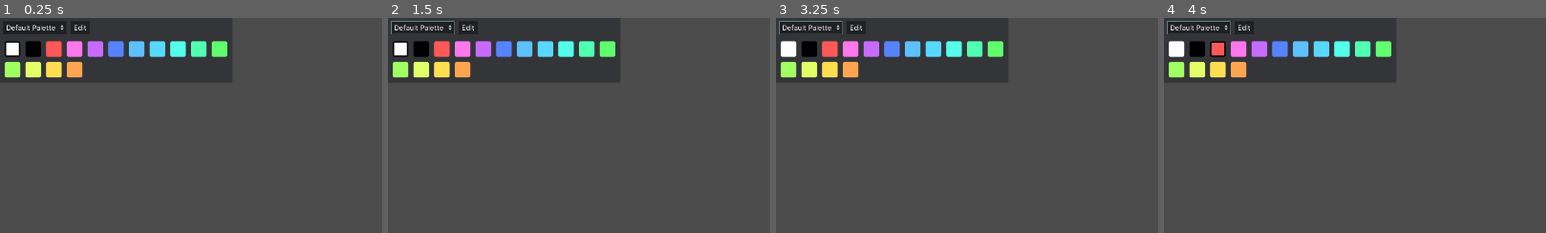
Above: before the commit, frames 1-4 (left to right).
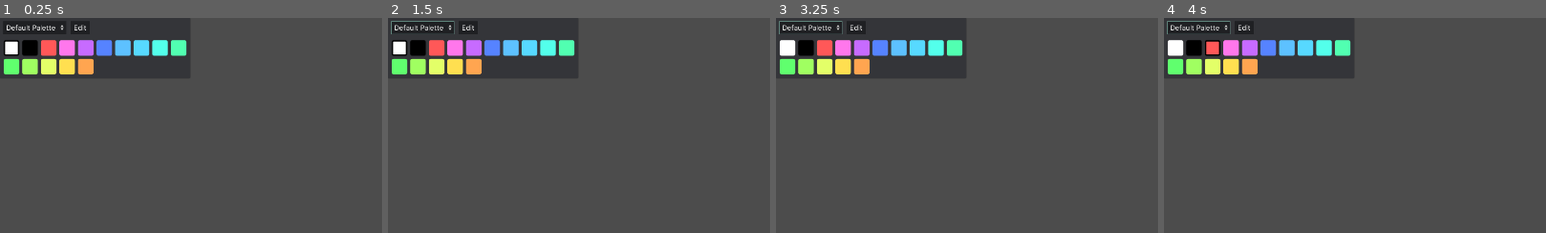
Above: after the commit, the same moments.

Repository: Epsilon0xCell/Lorien
Game: Godot game, scene res://UI/ColorPalettePicker.tscn
The game is run twice, just before and just after one commit, with the same random seed, the same clock (stepped at 60 frames per second) and the same inputs. This scene is started directly instead of the project's main scene.
Inputs (mouse positions are % of the whole screen's width and height, from its top left):
- Up to frame 1 (0.25 s): no input
- Up to frame 2 (1.5 s): click "Default Palette" at 0.5 s; click "Edit" at 1.25 s
- Up to frame 3 (3.25 s): tap Enter at 2 s; move the mouse to (2, 7) at 2.02 s; hold D (player_move_right) from 2.03 s (still down); tap Delete (delete_selected_strokes) at 2.1 s; click (2, 7) at 2.17 s; tap Space (player_jump) at 2.27, 2.75, 3.02 s; move the mouse to (4, 7) at 2.77 s; tap S (player_crouch) at 2.85 s; click (4, 7) at 2.92 s
- Up to frame 4 (4 s): tap Enter at 3.5 s; move the mouse to (7, 7) at 3.52 s; release D (player_move_right) at 3.53 s; hold A (player_move_left) from 3.53 s (still down); tap B (shortcut_brush_tool) at 3.6 s; click (7, 7) at 3.67 s
The pictures show only the part of the screen within x 0-50%, y 0-50%; the shares and areas given below are measured in that part.

The runs differ from the first frame. In frame 1, 5.1% of the frame differs, in the area x 1-60%, y 10-28%; in frame 2, 5.1%; in frame 3, 5.1%; in frame 4, 5.1%.

Commit message:
Palette switching

Diff:
--- a/lorien/Main.tscn
+++ b/lorien/Main.tscn
@@ -70,10 +70,10 @@
 }
 
 [node name="ColorPicker" type="ColorPicker" parent="BackgroundColorPickerPopup/PanelContainer"]
-margin_left = 596.0
-margin_top = 596.0
-margin_right = 906.001
-margin_bottom = 1012.0
+margin_left = 12.0
+margin_top = 12.0
+margin_right = 330.001
+margin_bottom = 436.0
 edit_alpha = false
 presets_enabled = false
 presets_visible = false
@@ -85,7 +85,7 @@
 visible = false
 margin_left = 359.0
 margin_top = 81.0
-margin_right = 759.0
+margin_right = 717.0
 margin_bottom = 196.0
 
 [node name="MainMenu" parent="." instance=ExtResource( 5 )]
--- a/lorien/Misc/Settings.gd
+++ b/lorien/Misc/Settings.gd
@@ -1,5 +1,6 @@
 extends Node
 
+# -------------------------------------------------------------------------------------------------
 const DEFAULT_SECTION 					:= "settings"
 const GENERAL_PRESSURE_SENSITIVITY 		:= "general_pressure_sensitvity"
 const GENERAL_DEFAULT_CANVAS_COLOR 		:= "general_default_canvas_color"
@@ -12,6 +13,7 @@
 const RENDERING_FOREGROUND_FPS			:= "rendering_foreground_fps"
 const RENDERING_BACKGROUND_FPS			:= "rendering_background_fps"
 const RENDERING_BRUSH_ROUNDING			:= "rendering_brush_rounding"
+const PALETTE_ACTIVE 					:= "palette_current"
 
 # -------------------------------------------------------------------------------------------------
 var _config_file := ConfigFile.new()
--- a/lorien/Palettes/PaletteManager.gd
+++ b/lorien/Palettes/PaletteManager.gd
@@ -1,7 +1,10 @@
 extends Node
 
 # -------------------------------------------------------------------------------------------------
-const BUILTIN_PALETTES := [preload("res://Palettes/default_palette.tres")]
+const BUILTIN_PALETTES := [
+	preload("res://Palettes/default_palette.tres"),
+	preload("res://Palettes/minimal_palette.tres")
+]
 const FILE_EXTENSION := "txt"
 const SECTION := "palette"
 const KEY_NAME := "name"
@@ -15,12 +18,15 @@
 
 # -------------------------------------------------------------------------------------------------
 var palettes: Array # Array<Palette>
+var _active_palette_index: int
 
 # -------------------------------------------------------------------------------------------------
 func _ready() -> void:
 	_ensure_builtin_palettes()
 	_load_palettes()
 	_sort()
+	assert(palettes.size() > 0)
+	_select_active_palette()
 
 # -------------------------------------------------------------------------------------------------
 func save() -> void:
@@ -29,7 +35,7 @@
 			_save_palette(p)
 
 # -------------------------------------------------------------------------------------------------
-func create_palette(palette_name: String, builtin: bool) -> Palette:
+func create_custom_palette(palette_name: String) -> Palette:
 	for p in palettes:
 		if p.name == name:
 			printerr("Palette names must be unique")
@@ -37,12 +43,25 @@
 
 	var palette := Palette.new()
 	palette.name = palette_name
-	palette.builtin = builtin
+	palette.builtin = false
 	palette.dirty = true
 	palettes.append(palette)
 	_sort()
 
 	return palette
+
+# -------------------------------------------------------------------------------------------------
+func set_active_palette_index(index: int) -> void:
+	_active_palette_index = index
+	Settings.set_value(Settings.PALETTE_ACTIVE, palettes[index].name)
+
+# -------------------------------------------------------------------------------------------------
+func get_active_palette() -> Palette:
+	return palettes[_active_palette_index]
+
+# -------------------------------------------------------------------------------------------------
+func get_active_palette_index() -> int:
+	return _active_palette_index
 
 # -------------------------------------------------------------------------------------------------
 func _sort() -> void:
@@ -85,6 +104,18 @@
 		if palette != null:
 			palettes.append(palette)
 		filename = dir.get_next()
+
+# -------------------------------------------------------------------------------------------------
+func _select_active_palette() -> void:
+	var active_name = Settings.get_value(Settings.PALETTE_ACTIVE, "Default Palette")
+	_active_palette_index = 0
+	var index := 0
+	for p in palettes:
+		if p.name == active_name:
+			_active_palette_index = index
+			break
+		index += 1
+	print("Active palette: " + palettes[_active_palette_index].name)
 
 # -------------------------------------------------------------------------------------------------
 func _load_palette(path: String) -> Palette:
--- /dev/null
+++ b/lorien/Palettes/minimal_palette.tres
@@ -0,0 +1,9 @@
+[gd_resource type="Resource" load_steps=2 format=2]
+
+[ext_resource path="res://Palettes/Palette.gd" type="Script" id=1]
+
+[resource]
+script = ExtResource( 1 )
+name = "Minimal Palette"
+builtin = true
+colors = PoolColorArray( 1, 1, 1, 1, 0, 0, 0, 1, 1, 0.34902, 0.34902, 1, 0.380392, 1, 0.435294, 1, 0.341176, 0.517647, 1, 1 )
--- a/lorien/UI/ColorPalettePicker.gd
+++ b/lorien/UI/ColorPalettePicker.gd
@@ -9,7 +9,6 @@
 
 # -------------------------------------------------------------------------------------------------
 export var color_picker_path: NodePath
-export var palette: Resource
 
 onready var _palette_selection_button: OptionButton = $MarginContainer/VBoxContainer/Buttons/PaletteSelectionButton
 onready var _color_grid: GridContainer = $MarginContainer/VBoxContainer/ColorGrid
@@ -18,9 +17,14 @@
 
 # -------------------------------------------------------------------------------------------------
 func _ready() -> void:
-	assert(palette != null && palette is Palette)
-	_palette_selection_button.add_item(palette.name, 0)
-	_create_buttons()
+	# Add palettes to the dropdown
+	for palette in PaletteManager.palettes:
+		_palette_selection_button.add_item(palette.name)
+
+	# Load the active palette
+	var active_palette := PaletteManager.get_active_palette()
+	_palette_selection_button.selected = PaletteManager.get_active_palette_index()
+	_create_buttons(active_palette)
 	_activate_palette_button(_color_grid.get_child(0))
 
 # -------------------------------------------------------------------------------------------------
@@ -29,12 +33,22 @@
 		visible = false
 
 # -------------------------------------------------------------------------------------------------
-func _create_buttons() -> void:
+func _create_buttons(palette: Palette) -> void:
+	# Remove old buttons
+	_active_palette_button = null
+	for c in _color_grid.get_children():
+		_color_grid.remove_child(c)
+		c.queue_free()
+
+	# Add new ones
 	for color in palette.colors:
 		var button: PaletteButton = PALETTE_BUTTON.instance()
 		_color_grid.add_child(button)
 		button.color = color
 		button.connect("pressed", self, "_on_platte_button_pressed", [button])
+
+	# Adjust ui size
+	rect_size = get_combined_minimum_size()
 
 # -------------------------------------------------------------------------------------------------
 func _activate_palette_button(button: PaletteButton) -> void:
@@ -47,3 +61,9 @@
 func _on_platte_button_pressed(button: PaletteButton) -> void:
 	_activate_palette_button(button)
 	emit_signal("color_changed", button.color)
+
+# -------------------------------------------------------------------------------------------------
+func _on_PaletteSelectionButton_item_selected(index: int) -> void:
+	PaletteManager.set_active_palette_index(index)
+	_create_buttons(PaletteManager.get_active_palette())
+	_activate_palette_button(_color_grid.get_child(0))
--- a/lorien/UI/ColorPalettePicker.tscn
+++ b/lorien/UI/ColorPalettePicker.tscn
@@ -1,8 +1,7 @@
-[gd_scene load_steps=6 format=2]
+[gd_scene load_steps=5 format=2]
 
 [ext_resource path="res://UI/Themes/theme_dark.tres" type="Theme" id=1]
 [ext_resource path="res://UI/ColorPalettePicker.gd" type="Script" id=2]
-[ext_resource path="res://Palettes/default_palette.tres" type="Resource" id=3]
 
 [sub_resource type="StyleBoxFlat" id=1]
 bg_color = Color( 0.207843, 0.211765, 0.227451, 1 )
@@ -16,19 +15,18 @@
 [sub_resource type="StyleBoxEmpty" id=2]
 
 [node name="ColorPalettePicker" type="PanelContainer"]
-margin_right = 410.0
-margin_bottom = 115.0
-rect_min_size = Vector2( 400, 115 )
+margin_right = 358.0
+margin_bottom = 78.0
+rect_min_size = Vector2( 358, 78 )
 custom_styles/panel = SubResource( 1 )
 script = ExtResource( 2 )
 __meta__ = {
 "_edit_use_anchors_": false
 }
-palette = ExtResource( 3 )
 
 [node name="MarginContainer" type="MarginContainer" parent="."]
-margin_right = 410.0
-margin_bottom = 115.0
+margin_right = 358.0
+margin_bottom = 78.0
 custom_constants/margin_right = 6
 custom_constants/margin_top = 6
 custom_constants/margin_left = 6
@@ -37,12 +35,12 @@
 [node name="VBoxContainer" type="VBoxContainer" parent="MarginContainer"]
 margin_left = 6.0
 margin_top = 6.0
-margin_right = 404.0
-margin_bottom = 109.0
+margin_right = 352.0
+margin_bottom = 72.0
 theme = ExtResource( 1 )
 
 [node name="Buttons" type="HBoxContainer" parent="MarginContainer/VBoxContainer"]
-margin_right = 398.0
+margin_right = 346.0
 margin_bottom = 25.0
 custom_constants/separation = 8
 
@@ -62,15 +60,17 @@
 
 [node name="HSeparator" type="HSeparator" parent="MarginContainer/VBoxContainer"]
 margin_top = 29.0
-margin_right = 398.0
+margin_right = 346.0
 margin_bottom = 31.0
 custom_styles/separator = SubResource( 2 )
 custom_constants/separation = 2
 
 [node name="ColorGrid" type="GridContainer" parent="MarginContainer/VBoxContainer"]
 margin_top = 35.0
-margin_right = 398.0
-margin_bottom = 103.0
+margin_right = 346.0
+margin_bottom = 66.0
 size_flags_horizontal = 3
 size_flags_vertical = 3
-columns = 11
+columns = 10
+
+[connection signal="item_selected" from="MarginContainer/VBoxContainer/Buttons/PaletteSelectionButton" to="." method="_on_PaletteSelectionButton_item_selected"]
--- a/lorien/UI/Components/PaletteButton.tscn
+++ b/lorien/UI/Components/PaletteButton.tscn
@@ -7,19 +7,27 @@
 [node name="PaletteButton" type="Control"]
 anchor_right = 1.0
 anchor_bottom = 1.0
-margin_right = -1885.0
-margin_bottom = -1045.0
-rect_min_size = Vector2( 35, 35 )
+margin_right = -1889.0
+margin_bottom = -1049.0
+rect_min_size = Vector2( 31, 31 )
 script = ExtResource( 3 )
 __meta__ = {
 "_edit_use_anchors_": false
 }
 
 [node name="Color" type="TextureRect" parent="."]
-anchor_right = 1.0
-anchor_bottom = 1.0
+anchor_left = 0.5
+anchor_top = 0.5
+anchor_right = 0.5
+anchor_bottom = 0.5
+margin_left = -16.0
+margin_top = -16.0
+margin_right = 16.0
+margin_bottom = 16.0
+rect_min_size = Vector2( 32, 32 )
 texture = ExtResource( 2 )
-stretch_mode = 4
+expand = true
+stretch_mode = 6
 __meta__ = {
 "_edit_use_anchors_": false
 }
